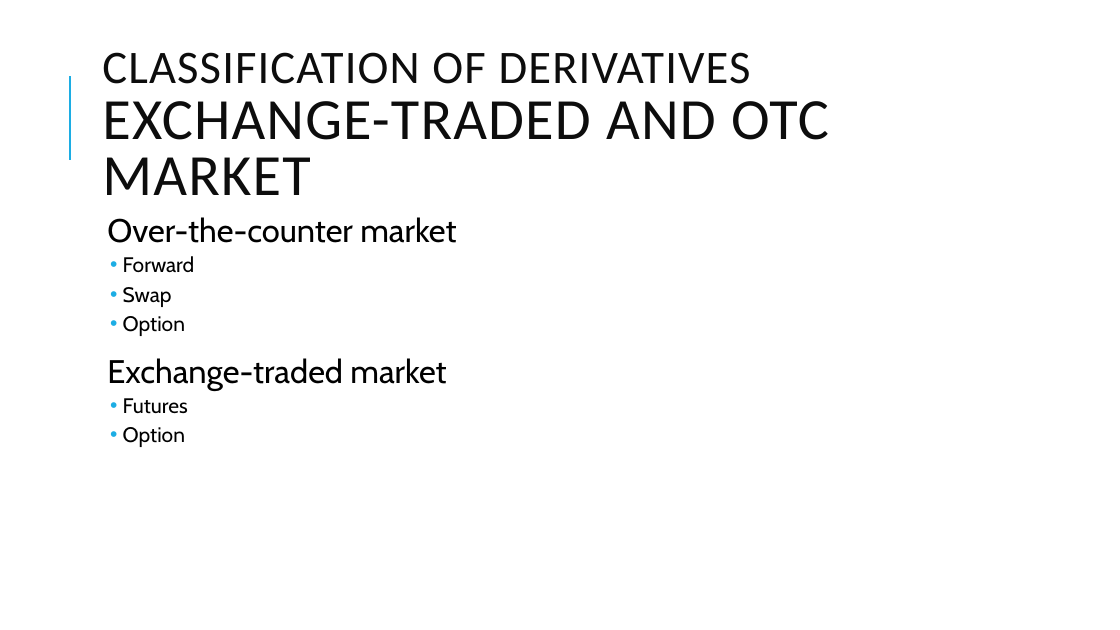
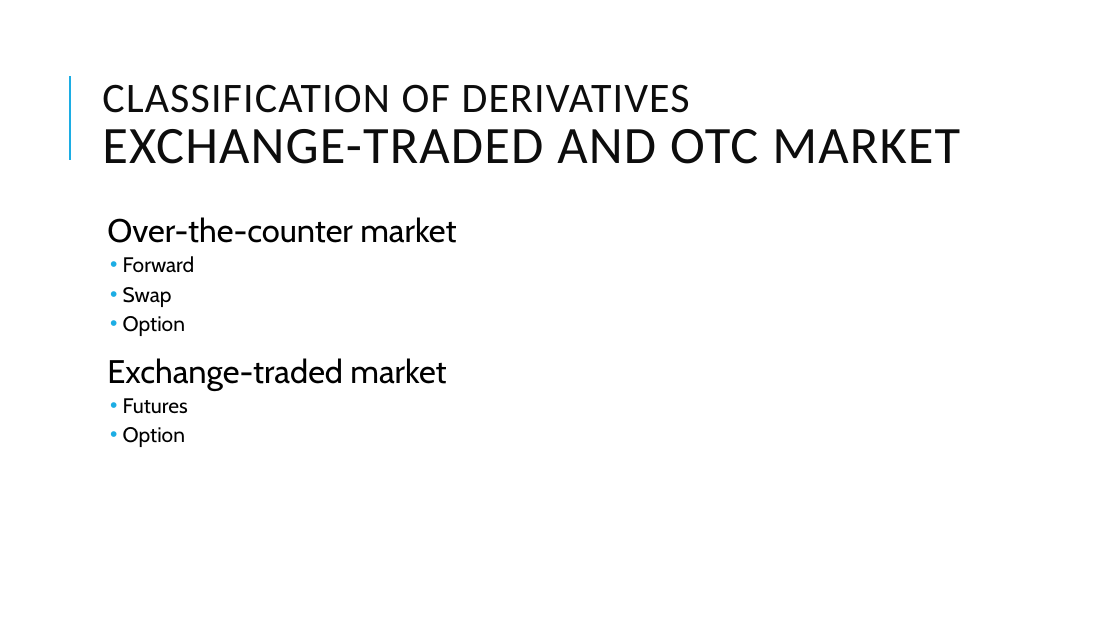
Before and after one commit to Isco0530/data, a slide deck: slide 49 of Derivatives.pptx. Drawn at 1120x630 pixels with LibreOffice and Linux fonts; fonts in the diff are those of the drawing. Boxes give left, top, right and bottom in pixels: in the first picture for what was removed or moved away, otherwise in the second. Text is boxed around its words. In the diff, an @@ line names an element or a change of style, - is before the commit and + after.

```diff
--- a/Derivatives.pptx
+++ b/Derivatives.pptx
@@ title "CLASSIFICATION OF DERIVATIVES EXCHANGE-TRADED AND ..." at bbox=[102, 84, 960, 164]: size 40 to 36 pt in "CLASSIFICATION OF DERIVATIVES"; size 50 to 45 pt in "EXCHANGE-TRADED AND OTC MARKET" @@
```
Also in this commit, not shown: 6 other slides changed, 1 other file.
